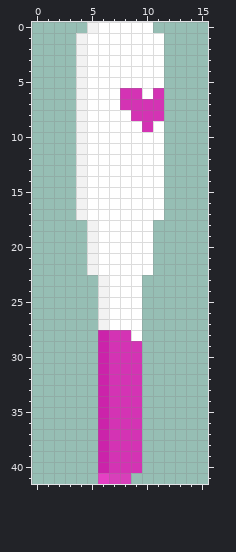
Edited in one commit: pixel-art sprite (Assets/Sprites/Weapon/love-bat.png). Above: the version before the commit.
The file is 16x42 pixels.
After the commit:
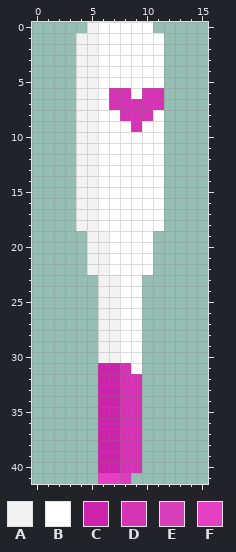
Palette (. is transparent): A #f2f2f2  B #ffffff  C #cb23aa  D #d433b4  E #d83fba  F #e540c4
What changed:
y 1..5: x 5 B -> A
y 6: x 5 B -> A; x 7 B -> D; x 9..10 DB -> BD
y 7: x 5 B -> A; x 7 B -> D
y 8: x 5 B -> A; x 8 B -> D; x 11 D -> B
y 9: x 5 B -> A; x 9..10 BD -> DB
y 10..17: x 5 B -> A
y 18: x 4 . -> A; x 11 . -> B
y 19..22: x 6 B -> A
y 23..27: x 7 B -> A
y 28: x 6..8 CDD -> AAB
y 29..30: x 6..9 CDDD -> AABB
y 31: x 7 D -> C; x 9 D -> B
y 32..40: x 7 D -> C
y 41: x 7 E -> F
